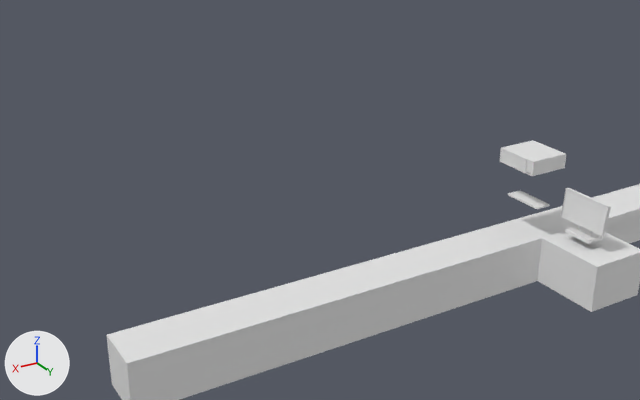
What one commit did to the FBX model Assets/Meshes/objects.fbx.
One viewpoint serves both versions: a 50 mm lens placed at (14.95, 14.81, 10.75), pointed at (4.7, -2.27, 2.21). Every picture has the same lights, and +X, +Y and +Z are marked at lower left. Where no turn or scale is listed for an object, it has been applied to the vertices.

In view in the first picture: 'Monitor', 'PC', 'Table'.
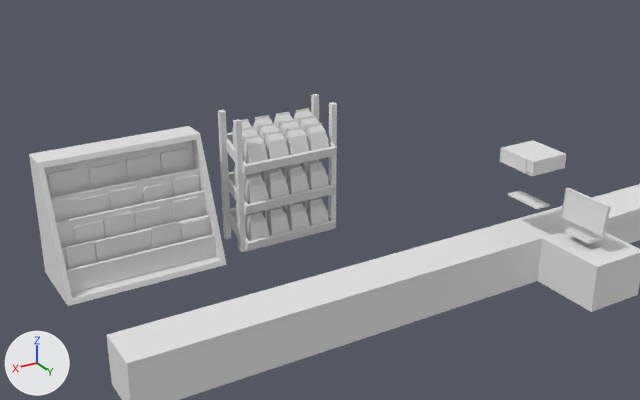
Boxes [x1, y1, x2, y2] around the edits, measured in the pictures (640 x 400 px):
'Magazine', added: after [29, 126, 227, 306]
    faces in mat_wood (white #e7e7e7): [29, 126, 227, 306]
    faces in mat_mag1 (white #e7e7e7): [65, 155, 199, 269]
    faces in mat_mag2 (white #e7e7e7): [52, 149, 207, 245]
    faces in mat_mag3 (white #e7e7e7): [48, 168, 199, 262]
    faces in mat_mag_4 (white #e7e7e7): [89, 163, 170, 203]
'Plane', added: after [218, 94, 337, 252]
    faces in mat_wood (white #e7e7e7): [218, 94, 337, 252]
    faces in mat_snack_3 (white #e7e7e7): [232, 108, 329, 164]
    faces in mat_snack1 (white #e7e7e7): [234, 167, 290, 241]
    faces in mat_snack_2 (white #e7e7e7): [279, 159, 329, 231]

What the commit changed:
Material 'Mag2' (mat_mag2) is new.
Its base color is (0.8, 0.8, 0.8) (white #e7e7e7).
Material 'Mag 4' (mat_mag_4) is new.
Its base color is (0.8, 0.8, 0.8) (white #e7e7e7).
Material 'Mag1' (mat_mag1) is new.
Its base color is (0.8, 0.8, 0.8) (white #e7e7e7).
Material 'Mag3' (mat_mag3) is new.
Its base color is (0.8, 0.8, 0.8) (white #e7e7e7).
Material 'Wood' (mat_wood) is new.
Its base color is (0.8, 0.8, 0.8) (white #e7e7e7).
Material 'Snack1' (mat_snack1) is new.
Its base color is (0.8, 0.8, 0.8) (white #e7e7e7).
Material 'Snack 3' (mat_snack_3) is new.
Its base color is (0.8, 0.8, 0.8) (white #e7e7e7).
Material 'Snack 2' (mat_snack_2) is new.
Its base color is (0.8, 0.8, 0.8) (white #e7e7e7).
Mesh me_magazine is new.
It has 184 vertices, 140 faces and spans x -2.1..2.1, y -1.0..1.0, z -0.99..2.27.
Faces by material slot: [38, 36, 30, 24, 12].
It uses material mat_wood (white #e7e7e7).
It uses material mat_mag1 (white #e7e7e7).
It uses material mat_mag2 (white #e7e7e7).
It uses material mat_mag3 (white #e7e7e7).
It uses material mat_mag_4 (white #e7e7e7).
Mesh me_plane is new.
It has 800 vertices, 712 faces and spans x -1.36..1.66, y -0.74..0.73, z -0.01..3.68.
Faces by material slot: [66, 215, 216, 215].
It uses material mat_wood (white #e7e7e7).
It uses material mat_snack1 (white #e7e7e7).
It uses material mat_snack_2 (white #e7e7e7).
It uses material mat_snack_3 (white #e7e7e7).
Object 'Magazine' (ob_magazine) is new; it shows me_magazine.
Its location is (8.46, -5.28, 0.98).
Object 'Plane' (ob_plane) is new; it shows me_plane.
Its location is (4.05, -5.28, 0.0).
